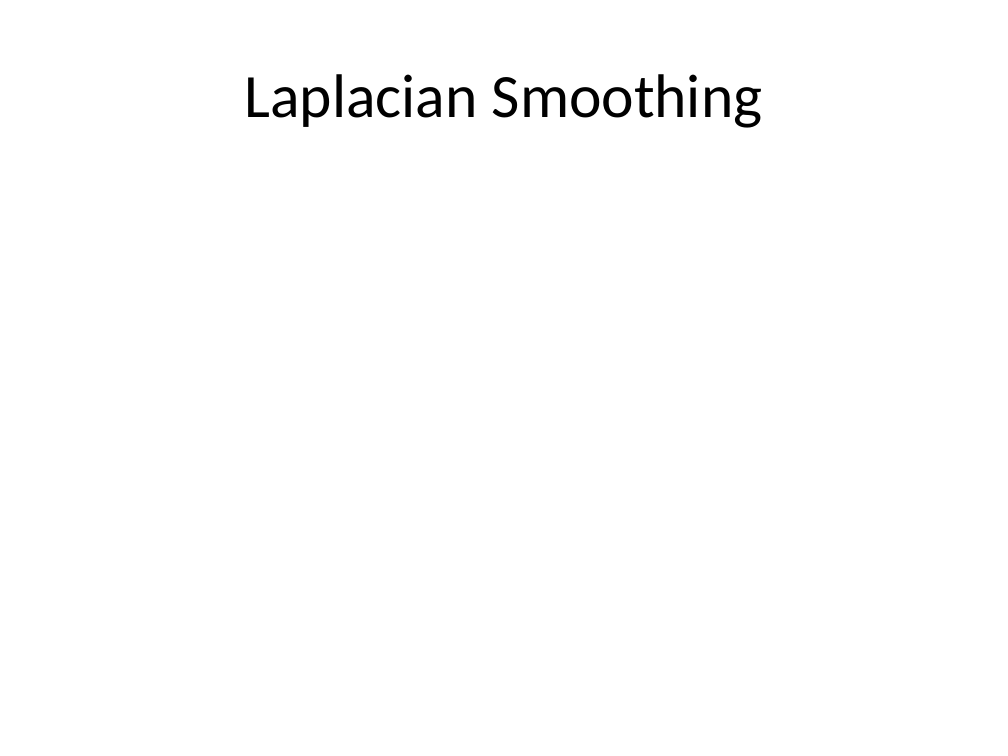
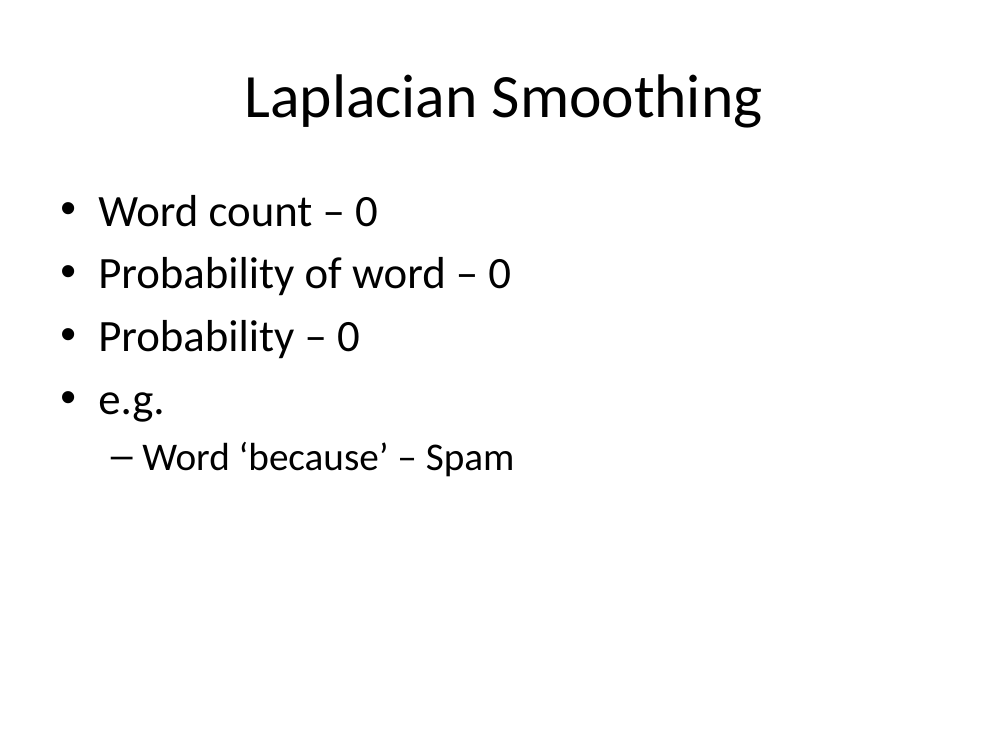
Before and after one commit to look4pritam/ArtificialIntelligence, a slide deck: slide 18 of MachineLearning/NaiveBayes/NaiveBayes.pptx (slide 12 before the commit). Drawn at 1008x756 pixels with LibreOffice and Linux fonts; fonts in the diff are those of the drawing. Boxes give left, top, right and bottom in pixels: in the first picture for what was removed or moved away, otherwise in the second. Text is boxed around its words. In the diff, an @@ line names an element or a change of style, - is before the commit and + after.

```diff
--- a/MachineLearning/NaiveBayes/NaiveBayes.pptx
+++ b/MachineLearning/NaiveBayes/NaiveBayes.pptx
@@ text added at box(98, 195, 515, 477), 32 pt, text #000000 @@
+• Word count – 0
+• Probability of word – 0
+• Probability – 0
+• e.g.
+  – Word ‘because’ – Spam
```
Also in this commit, not shown: 1 other slide changed, 8 slides added, 1 slide removed.
